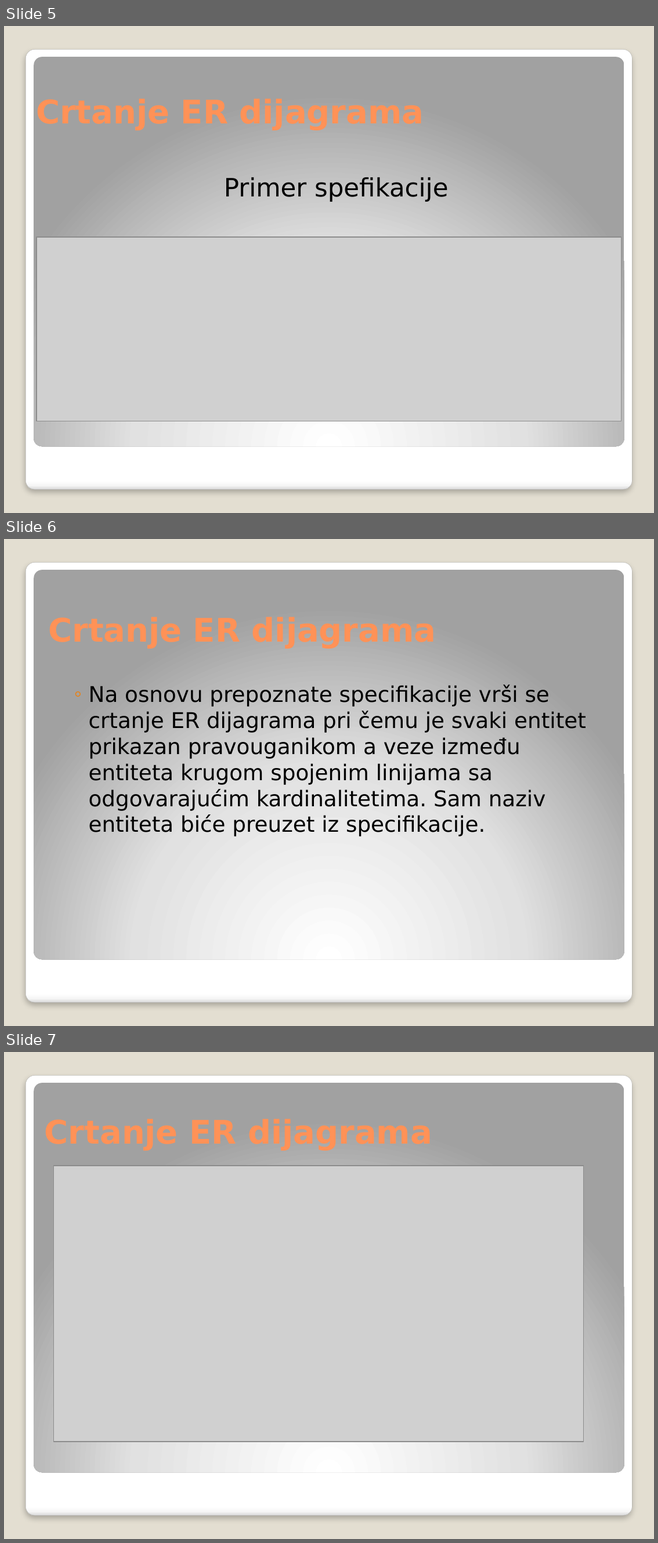
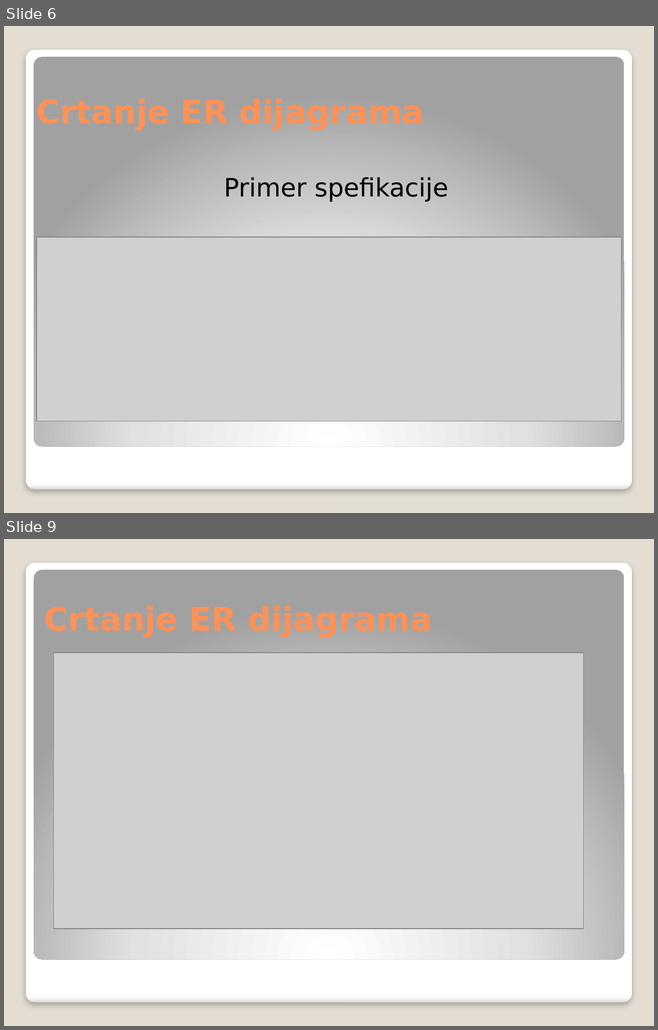
Before and after one commit to KovacevicMarko/Soft-computing, a slide deck: SOFT-finalna specifikacija.pptx. Shown one above the other, each under a label of ours: slides 5, 6 and 7 before the commit, slides 6 and 9 after it; the slides between them are not shown. The pictures are 658x1543 and 658x1030 pixels, drawn with LibreOffice and Linux fonts; fonts in the diff are those of the drawing; grey boxes stand for pictures. Boxes give left, top, right and bottom in pixels: in the first picture for what was removed or moved away, otherwise in the second. Text is boxed around its words. In the diff, an @@ line names an element or a change of style, - is before the commit and + after.

```diff
--- a/SOFT-finalna specifikacija.pptx
+++ b/SOFT-finalna specifikacija.pptx
@@ slide 6 removed at <box>4,539,654,1026</box>, background #E3DED1; not listed: 2 template elements that a slide beside it also shows @@
@@ text removed at <box>89,685,586,837</box> @@
-  ◦ Na osnovu prepoznate specifikacije vrši se crtanje ER dijagrama pri čemu je svaki entitet prikazan pravouganikom a veze između entiteta krugom spojenim linijama sa odgovarajućim kardinalitetima. Sam naziv entiteta biće preuzet iz specifikacije.
@@ what was slide 5 is now slide 6 @@
@@ what was slide 7 is now slide 9 @@
```
Also in this commit, not shown: 1 slide changed, 4 slides added, 1 other slide removed, 1 other file.
